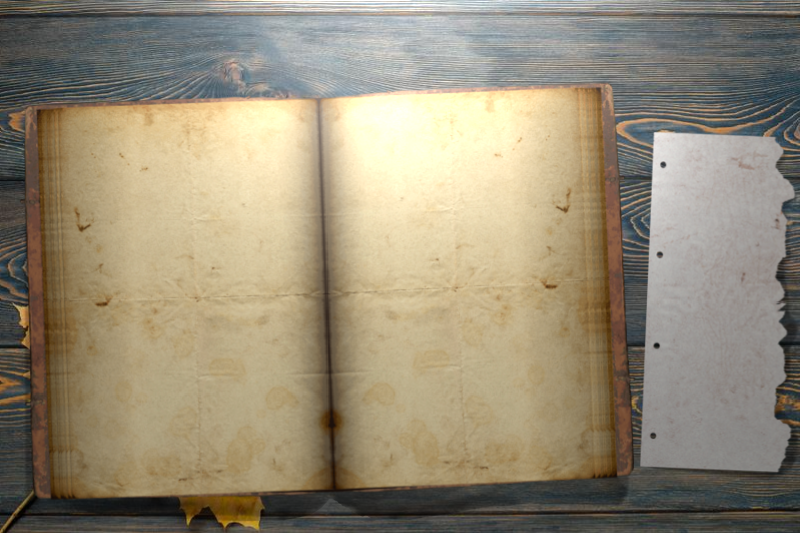
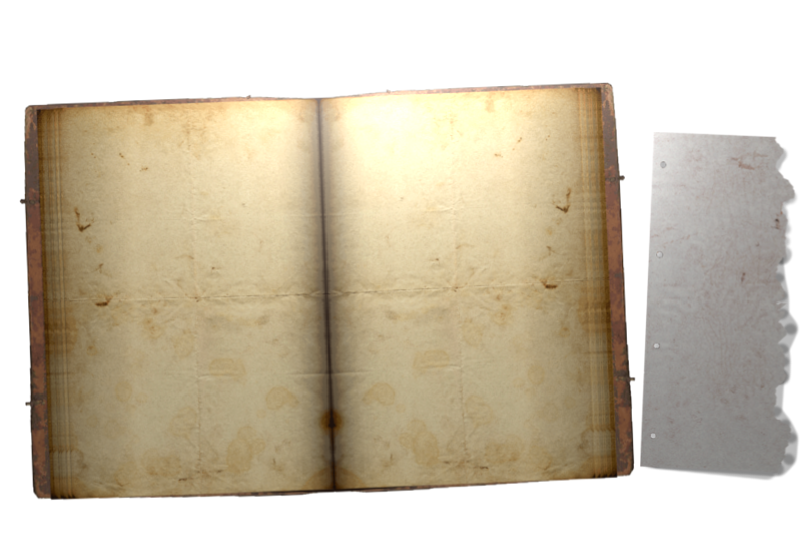
Layered file, before and after one edit (800×533). Changes by layer:
hid "Слой" over [13, 111, 630, 527]
added layer "Слой #2" above "travelersbook_bg.jpg" over [0, 0, 800, 533]
